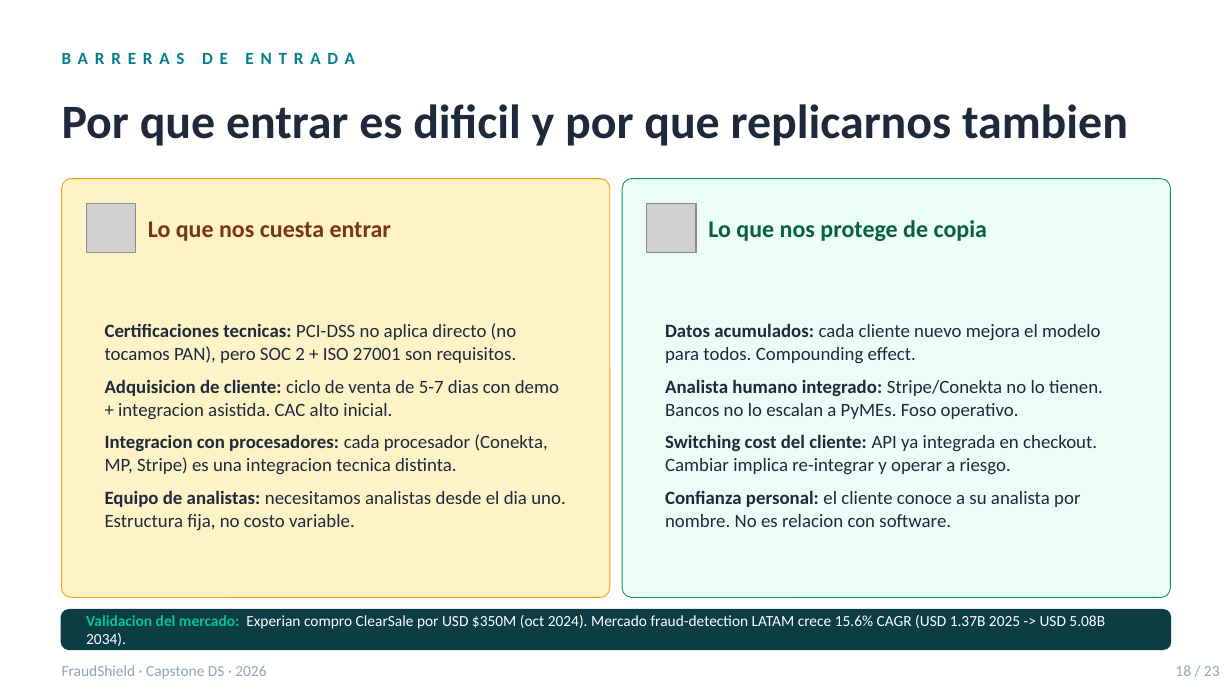
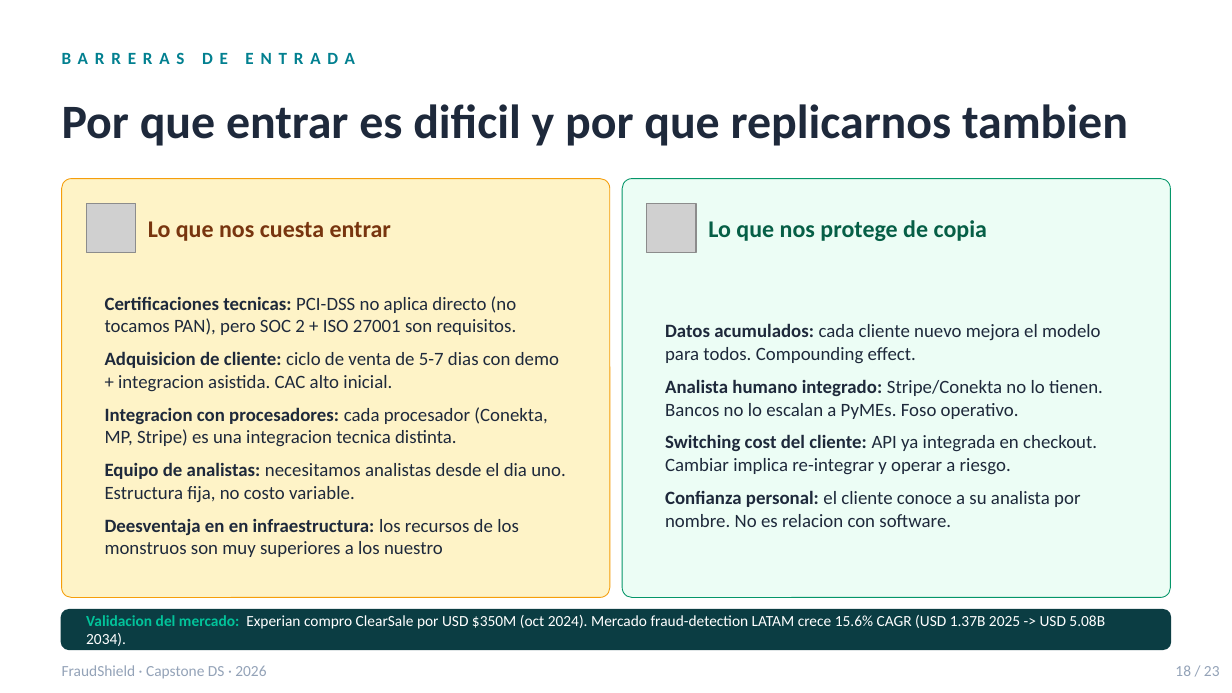
Before and after one commit to Nike2004A/fraud_transactions, a slide deck: slide 19 of docs/FraudShield_deck.pptx (slide 18 before the commit). Drawn at 1232x693 pixels with LibreOffice and Linux fonts; fonts in the diff are those of the drawing; grey boxes stand for pictures. Boxes give left, top, right and bottom in pixels: in the first picture for what was removed or moved away, otherwise in the second. Text is boxed around its words. In the diff, an @@ line names an element or a change of style, - is before the commit and + after.

```diff
--- a/docs/FraudShield_deck.pptx
+++ b/docs/FraudShield_deck.pptx
@@ text at <box>105,519,519,557</box>: paragraph added @@
+Deesventaja en en infraestructura: los recursos de los monstruos son muy superiores a los nuestro
```
Also in this commit, not shown: 11 other slides changed, 2 slides added, 1 other file.
